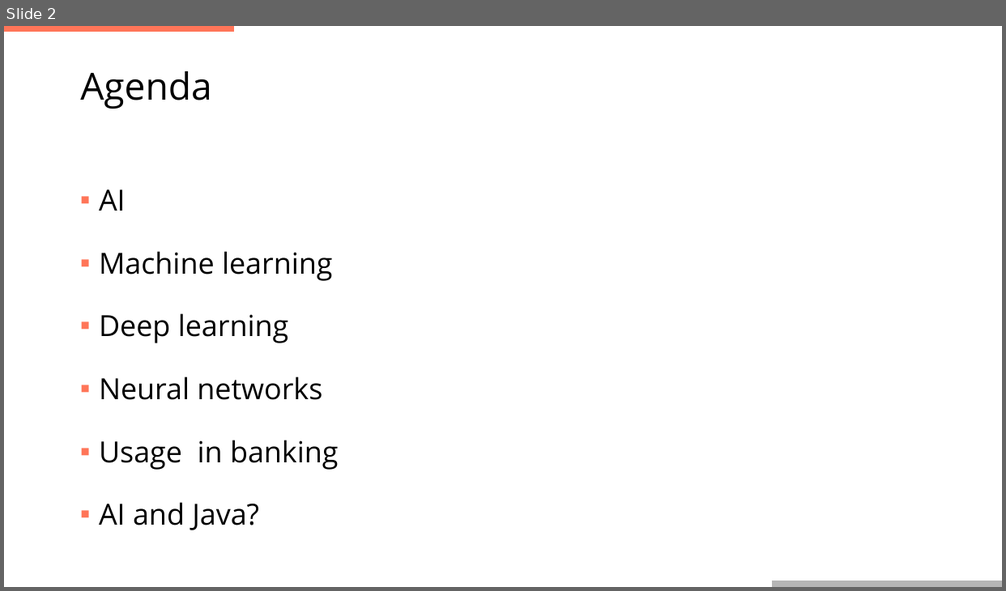
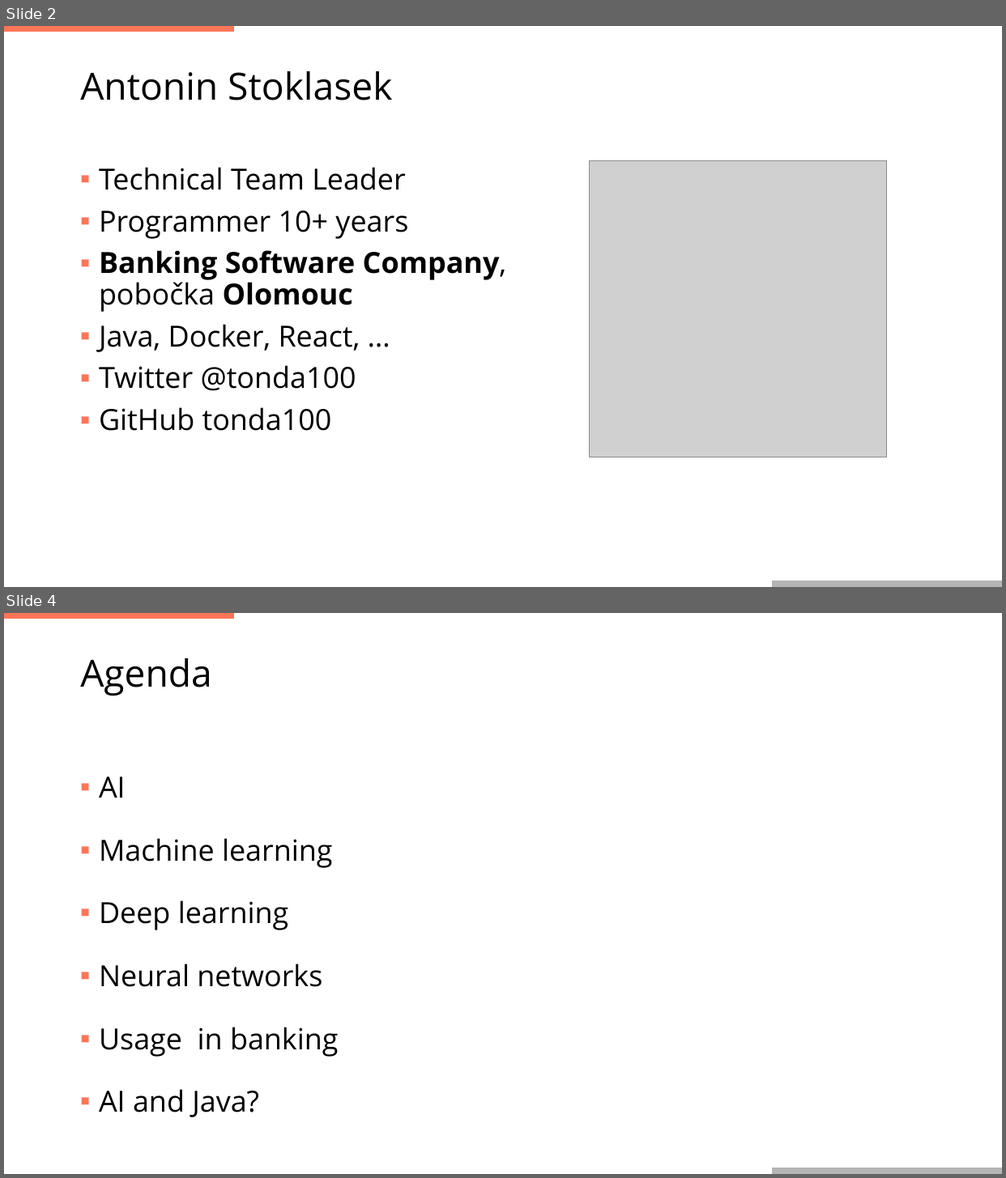
Before and after one commit to tonda100/trainings, a slide deck: ai-intro/ai_introduction.pptx. Shown one above the other, each under a label of ours: slide 2 before the commit, slides 2 and 4 after it; the slides between them are not shown. The pictures are 1006x591 and 1006x1178 pixels, drawn with LibreOffice and Linux fonts; fonts in the diff are those of the drawing; grey boxes stand for pictures; background and template pictures are left out. Boxes give left, top, right and bottom in pixels: in the first picture for what was removed or moved away, otherwise in the second. Text is boxed around its words. In the diff, an @@ line names an element or a change of style, - is before the commit and + after.

```diff
--- a/ai-intro/ai_introduction.pptx
+++ b/ai-intro/ai_introduction.pptx
@@ slide 2 added at [4,26,1002,587], background #FFFFFF; not listed: 2 template elements that a slide beside it also shows @@
@@ title added at [80,71,392,101], 36 pt, text #000000 @@
+Antonin Stoklasek
@@ text added at [99,167,506,431], 28 pt, text #000000 @@
+▪ Technical Team Leader
+▪ Programmer 10+ years
+▪ Banking Software Company, pobočka Olomouc
+▪ Java, Docker, React, …
+▪ Twitter @tonda100
+▪ GitHub tonda100
@@ picture added at [590,160,886,457] @@
@@ what was slide 2 is now slide 4 @@
```
Also in this commit, not shown: 1 slide changed, 1 other slide added.
